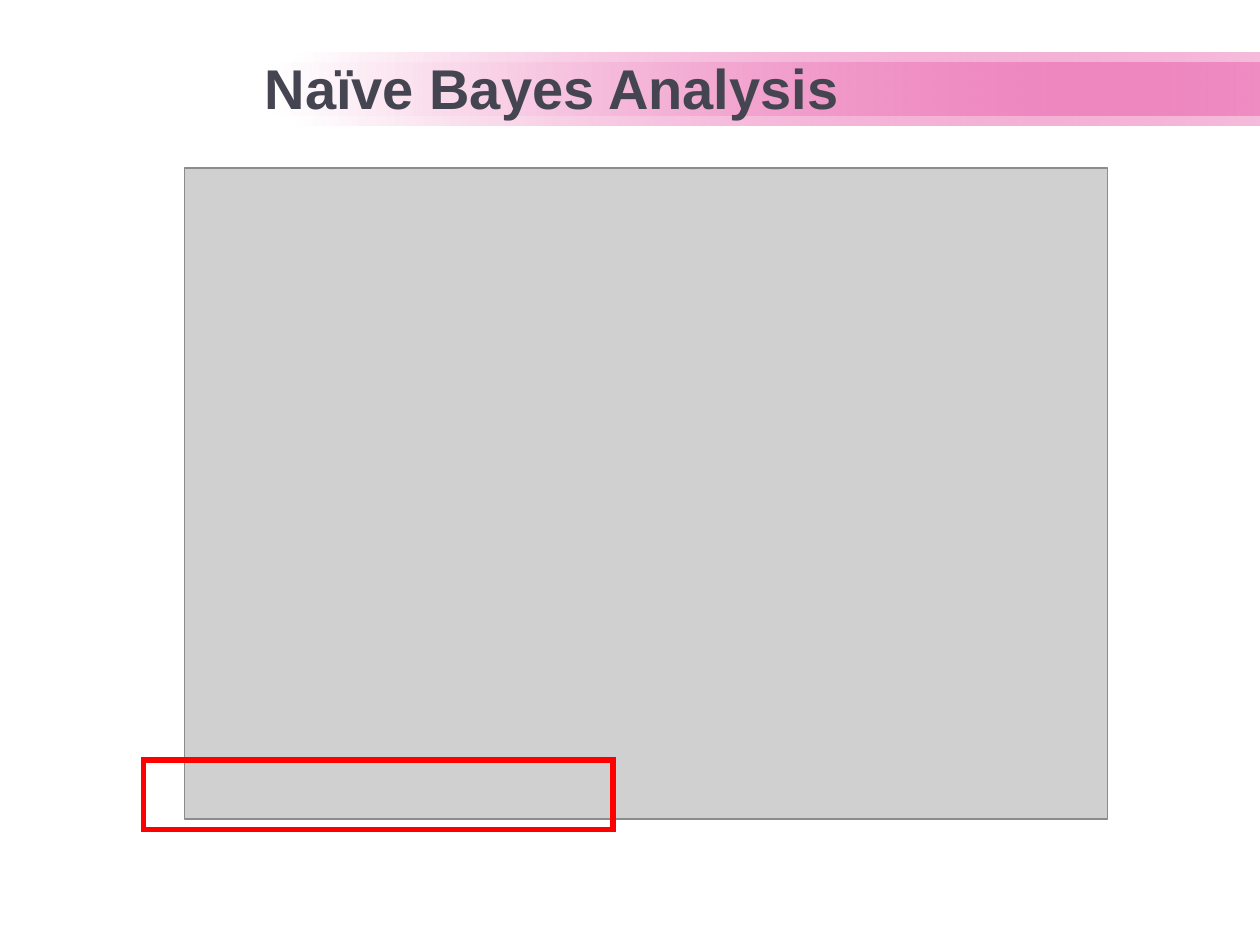
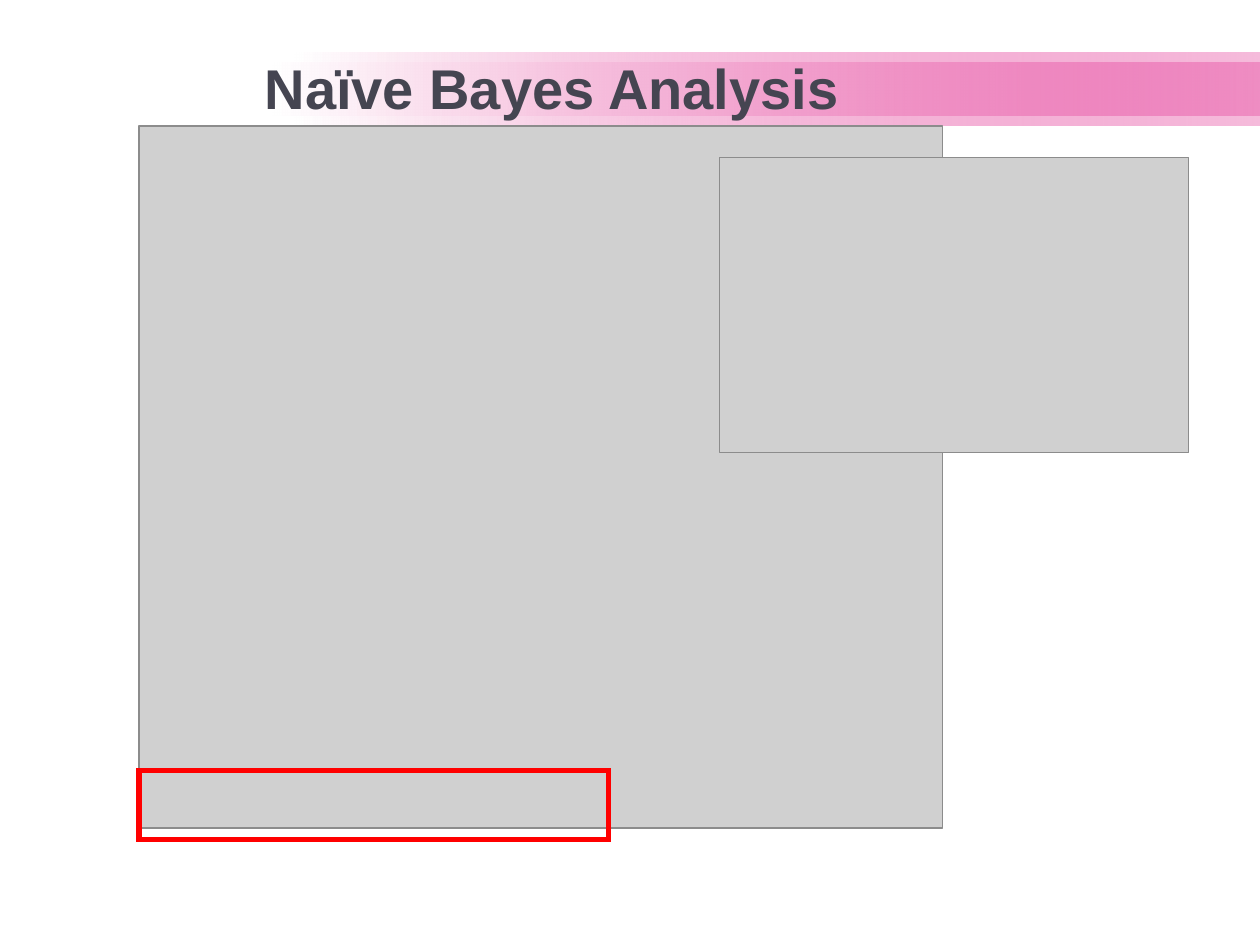
Before and after one commit to tamhuynh92/Machine-Learning-Project, a slide deck: slide 28 of Breast Cancer Presentation.ppt (slide 27 before the commit). Drawn at 1260x945 pixels with LibreOffice and Linux fonts; fonts in the diff are those of the drawing; grey boxes stand for pictures; background and template pictures are left out. Boxes give left, top, right and bottom in pixels: in the first picture for what was removed or moved away, otherwise in the second. Text is boxed around its words. In the diff, an @@ line names an element or a change of style, - is before the commit and + after.

```diff
--- a/Breast Cancer Presentation.ppt
+++ b/Breast Cancer Presentation.ppt
@@ picture: place and size @@
-picture at [184,168,1108,819]
+picture at [139,126,942,828]
@@ picture added at [719,158,1189,454] @@
@@ rectangle: place and size @@
-rectangle at [144,760,614,829]
+rectangle at [139,770,609,839]
```
Also in this commit, not shown: 20 other slides changed, 5 slides added, 11 other files.
